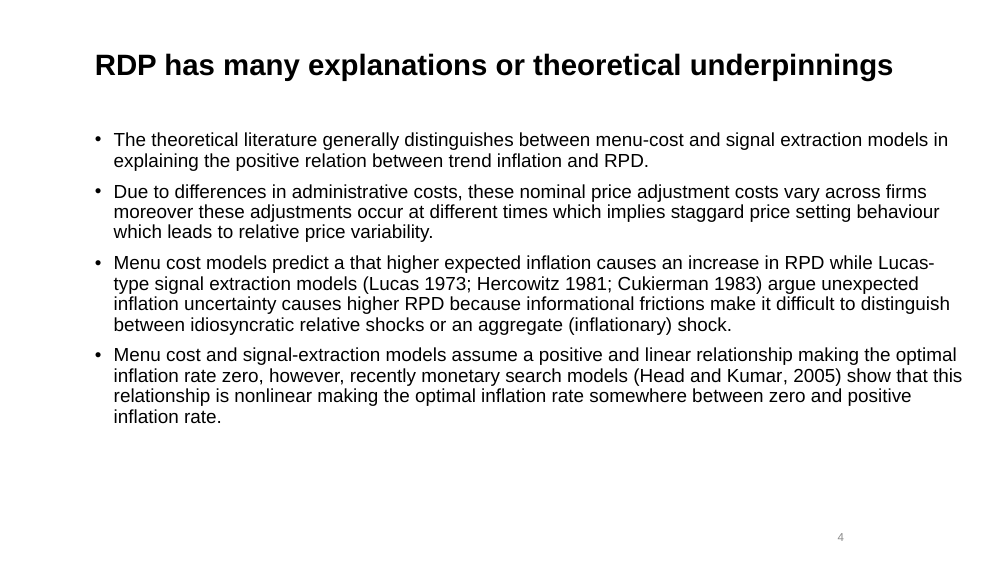
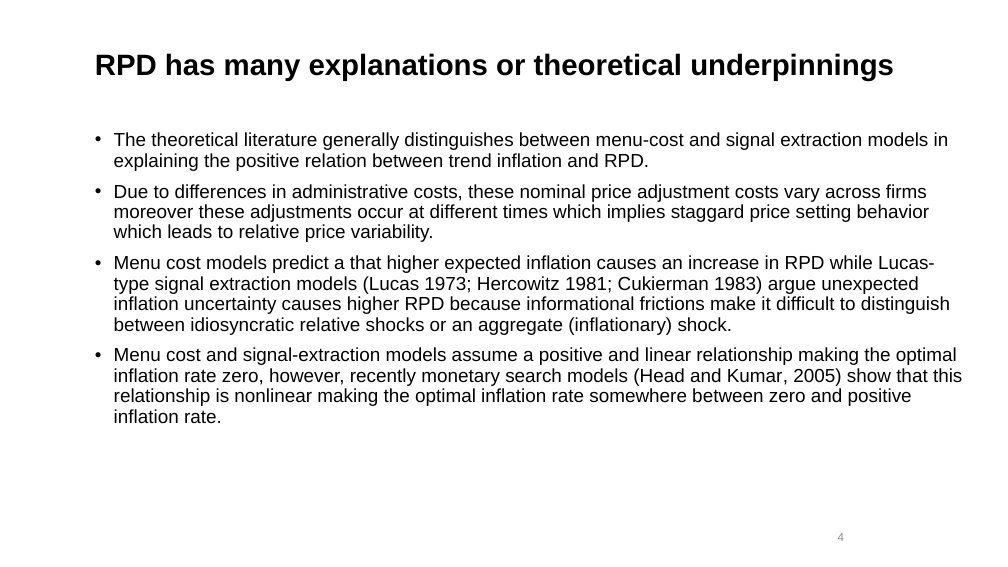
Before and after one commit to xolaniss/inflation_relative_price_variance, a slide deck: slide 4 of Presentation/inflation_relative_price_variance_presentation.pptx. Drawn at 1008x567 pixels with LibreOffice and Linux fonts; fonts in the diff are those of the drawing; background and template pictures are left out. Boxes give left, top, right and bottom in pixels: in the first picture for what was removed or moved away, otherwise in the second. Text is boxed around its words. In the diff, an @@ line names an element or a change of style, - is before the commit and + after.

```diff
--- a/Presentation/inflation_relative_price_variance_presentation.pptx
+++ b/Presentation/inflation_relative_price_variance_presentation.pptx
@@ title at (x1=95, y1=53, x2=894, y2=81): text changed @@
-RDP has many explanations or theoretical underpinnings
+RPD has many explanations or theoretical underpinnings
@@ text at (x1=114, y1=184, x2=929, y2=242): text changed @@
-• Due to differences in administrative costs, these nominal price adjustment costs vary across firms moreover these adjustments occur at different times which implies staggard price setting behaviour which leads to relative price variability.
+• Due to differences in administrative costs, these nominal price adjustment costs vary across firms moreover these adjustments occur at different times which implies staggard price setting behavior which leads to relative price variability.
```
Also in this commit, not shown: 11 other slides changed, 1 slide removed.
